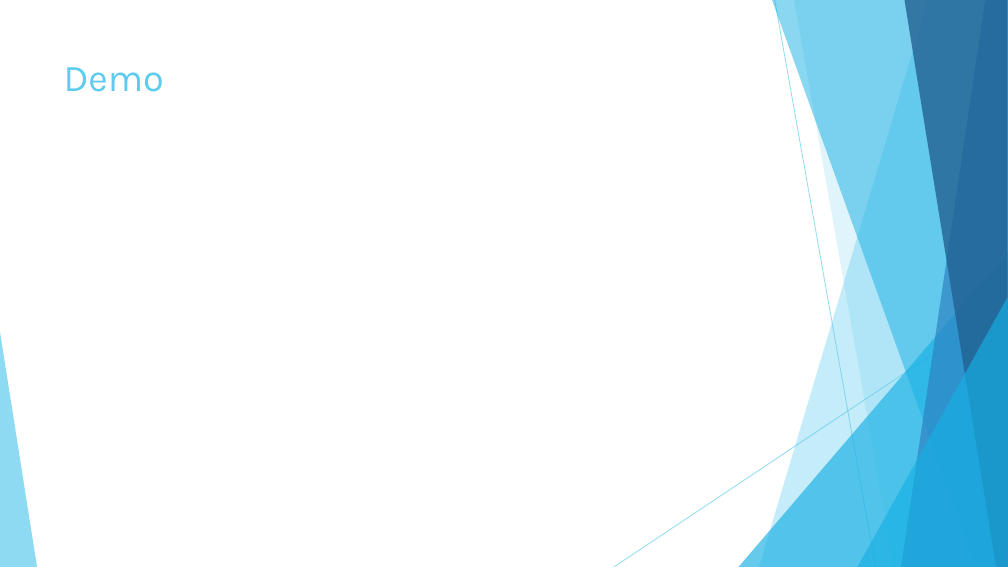
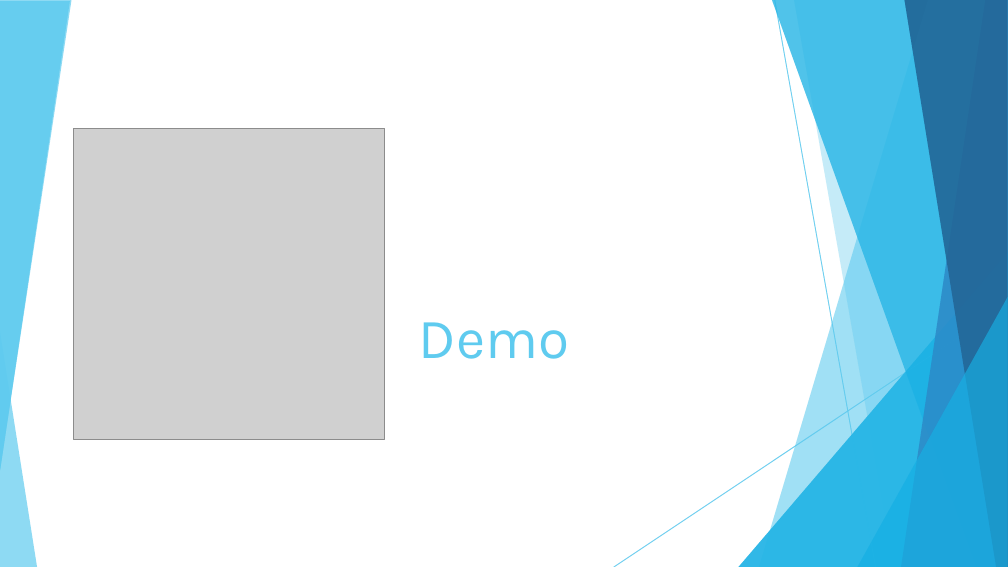
Before and after one commit to assamblerbuzzer/Buzzer, a slide deck: slide 9 of Buzzer.pptx (slide 8 before the commit). Drawn at 1008x567 pixels with LibreOffice and Linux fonts; fonts in the diff are those of the drawing; grey boxes stand for pictures. Boxes give left, top, right and bottom in pixels: in the first picture for what was removed or moved away, otherwise in the second. Text is boxed around its words. In the diff, an @@ line names an element or a change of style, - is before the commit and + after.

```diff
--- a/Buzzer.pptx
+++ b/Buzzer.pptx
@@ triangle added at (x1=0, y1=1, x2=70, y2=470), fill #5FCBEF at 85% opacity @@
@@ title "Demo" moved from (x1=64, y1=67, x2=164, y2=92) to (x1=419, y1=322, x2=569, y2=359) @@
@@ title "Demo" at (x1=419, y1=322, x2=569, y2=359): size 36 to 54 pt; vertical alignment top to bottom @@
@@ picture added at (x1=73, y1=129, x2=385, y2=440) @@
@@ group added at (x1=0, y1=0, x2=1008, y2=567): 6 freeform shapes, 2 lines, 2 triangles @@
```
Also in this commit, not shown: 3 other slides changed, 2 slides added, 1 slide removed.
